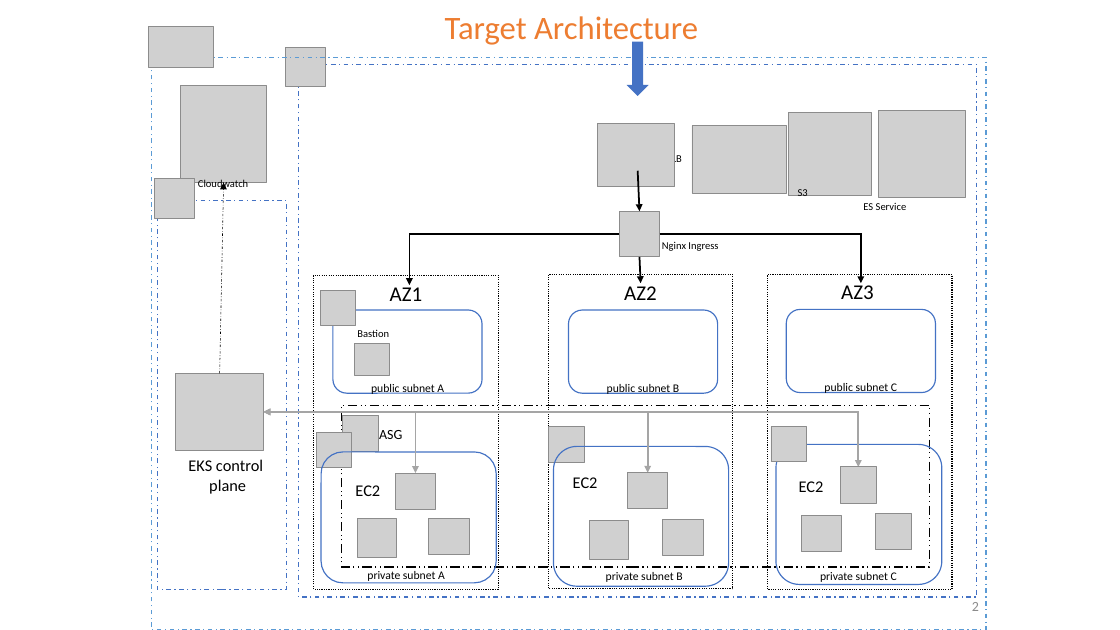
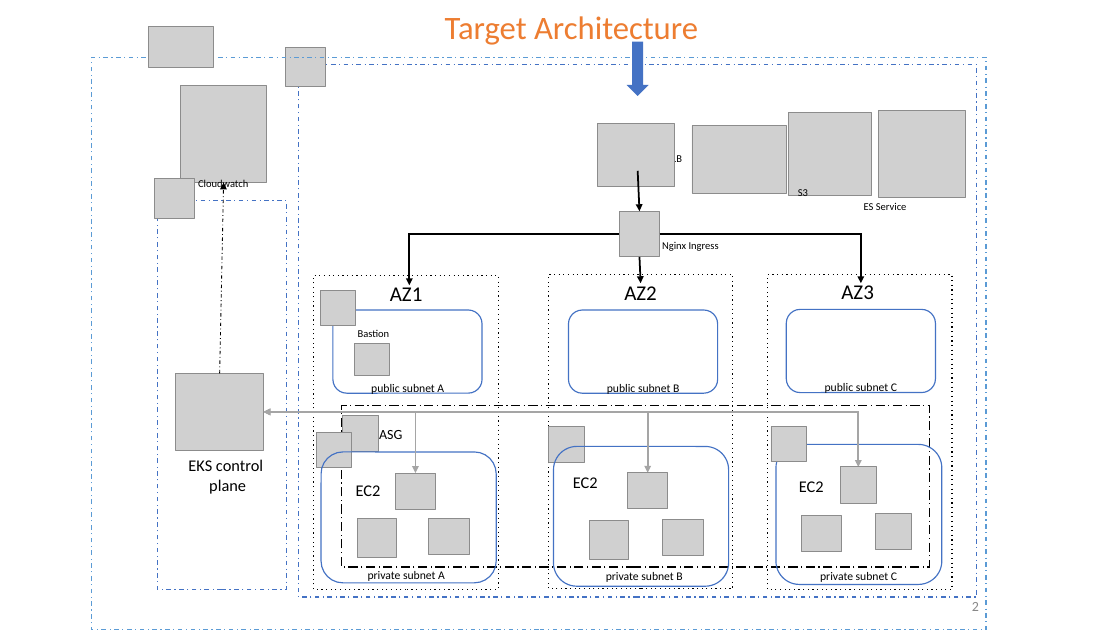
Before and after one commit to daviddennis02/eti-microservices-challenge, a slide deck: slide 2 of eti-eks-architecture.pptx. Drawn at 1120x630 pixels with LibreOffice and Linux fonts; fonts in the diff are those of the drawing; grey boxes stand for pictures. Boxes give left, top, right and bottom in pixels: in the first picture for what was removed or moved away, otherwise in the second. Text is boxed around its words. In the diff, an @@ line names an element or a change of style, - is before the commit and + after.

```diff
--- a/eti-eks-architecture.pptx
+++ b/eti-eks-architecture.pptx
@@ rectangle: place and size @@
-rectangle at bbox=[152, 57, 986, 630]
+rectangle at bbox=[92, 57, 986, 630]
@@ arrow (220, 373) - (223, 182): stroke #000000 0.5 pt dashed to #000000 0.75 pt dashed @@
@@ proportions changed in 6 elements at bbox=[333, 310, 482, 393], bbox=[776, 444, 942, 585], bbox=[554, 446, 728, 586], bbox=[321, 452, 496, 583], bbox=[569, 310, 718, 393], bbox=[786, 309, 936, 392] @@
```
Also in this commit, not shown: 1 slide added, 1 slide removed, 27 other files.
